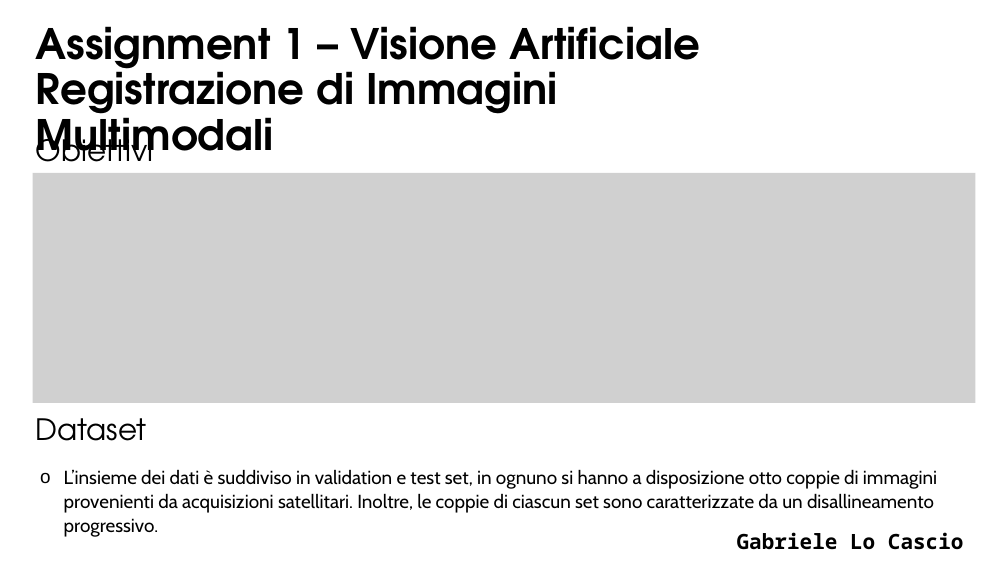
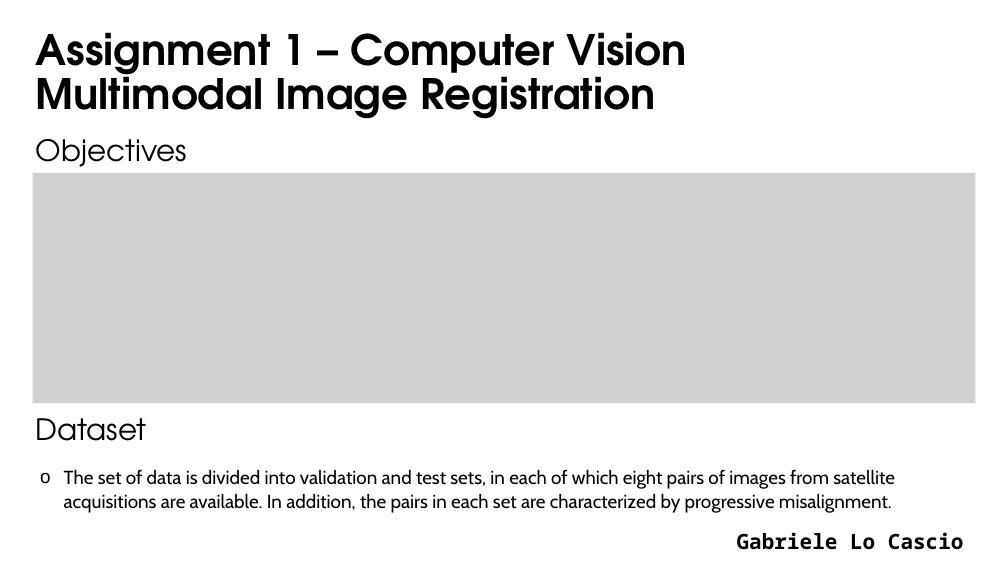
Before and after one commit to Gabro29/vision-course, a slide deck: slide 1 of First Assignment/Assignment_1.pptx. Drawn at 1008x567 pixels with LibreOffice and Linux fonts; fonts in the diff are those of the drawing; grey boxes stand for pictures. Boxes give left, top, right and bottom in pixels: in the first picture for what was removed or moved away, otherwise in the second. Text is boxed around its words. In the diff, an @@ line names an element or a change of style, - is before the commit and + after.

```diff
--- a/First Assignment/Assignment_1.pptx
+++ b/First Assignment/Assignment_1.pptx
@@ text at (x1=36, y1=32, x2=687, y2=119): text changed @@
-Assignment 1 – Visione Artificiale
-Registrazione di Immagini Multimodali
+Assignment 1 – Computer Vision
+Multimodal Image Registration
@@ text at (x1=36, y1=139, x2=187, y2=175): text changed @@
-Obiettivi
+Objectives
@@ text at (x1=64, y1=469, x2=895, y2=513): text changed @@
-o L’insieme dei dati è suddiviso in validation e test set, in ognuno si hanno a disposizione otto coppie di immagini provenienti da acquisizioni satellitari. Inoltre, le coppie di ciascun set sono caratterizzate da un disallineamento progressivo.
+o The set of data is divided into validation and test sets, in each of which eight pairs of images from satellite acquisitions are available. In addition, the pairs in each set are characterized by progressive misalignment.
```
Also in this commit, not shown: 9 other slides changed, 1 slide added, 1 slide removed, 1 other file.
